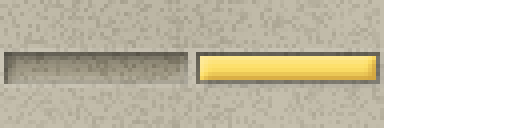
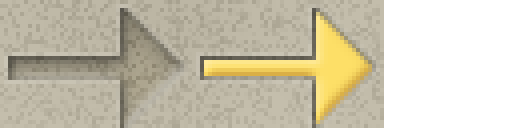
Layer changes from the first 512x128 image to the second:
painted on "Arrow" over [200, 12, 376, 124]
painted on "Grid - Furnace" over [4, 8, 380, 128]
showed "Original" over [0, 4, 384, 128]
